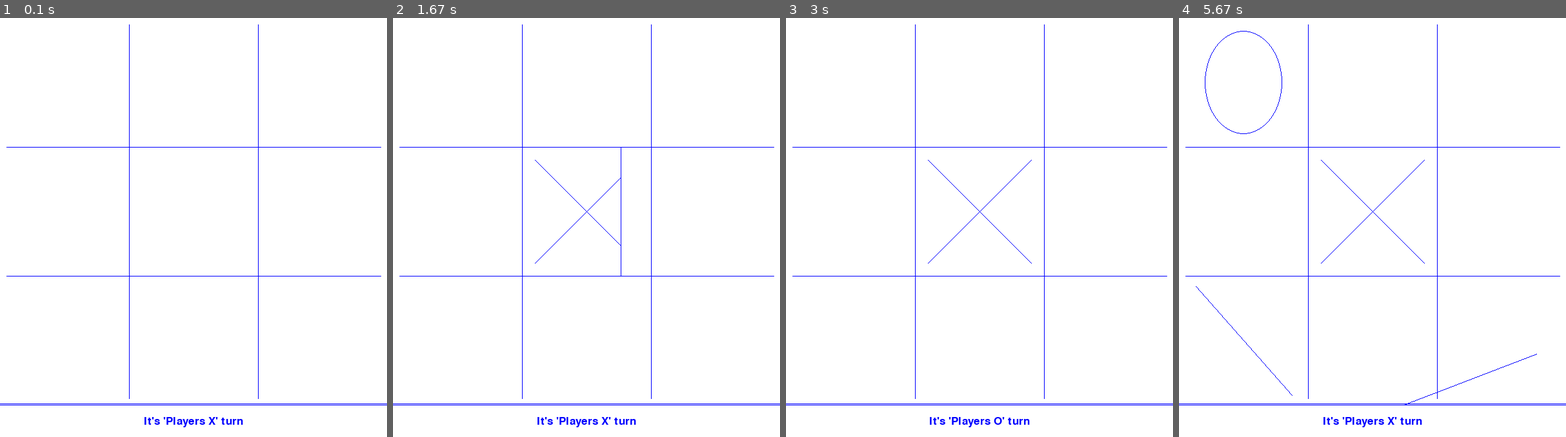
Above: before the commit, frames 1-4 (left to right).
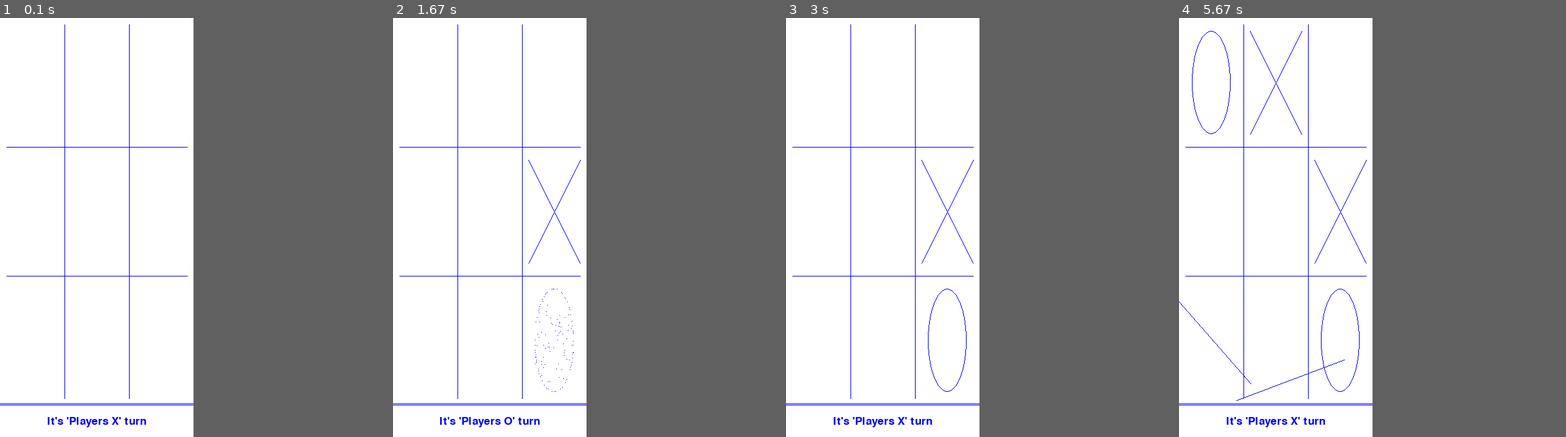
Above: after the commit, the same moments.

Repository: RomanRetsen/Animated-Tic-Tac-Toe-in-Pygame
Game: pygame game, started from my_game.py
Two runs of this game, one before a commit and one after it. Both use one fixed random seed, a clock stepped at 60 frames per second and the inputs below.
Inputs (mouse positions are in pixels of both pictures, inside the frame that each line leads up to):
- Up to frame 1 (0.1 s): no input
- Up to frame 2 (1.67 s): click (551, 214) at 0.38 s; click (559, 374) at 1.22 s
- Up to frame 3 (3 s): no input
- Up to frame 4 (5.67 s): click (1248, 139) at 3.05 s; click (1209, 80) at 4.45 s; move the mouse to (1229, 302) at 5.3 s; click (1229, 302) at 5.35 s
In our replay, the window is 600x650 before the commit and 300x650 after it. These sizes can differ from the game's own. Grey fills any space a smaller window leaves; there, only what the larger window draws over its background counts as a difference.

The runs differ from the first frame. In frame 1, 1.0% of the frame differs, in the area x 12-100%, y 1-98%; in frame 2, 1.3%; in frame 3, 1.3%; in frame 4, 1.7%, in the area x 0-100%, y 1-98%.

Commit message:
just commit.

Diff:
--- a/my_game.py
+++ b/my_game.py
@@ -7,7 +7,7 @@
 def run_game():
     pygame.init()
     clock = pygame.time.Clock()
-    g_set = Settings(boardwidth=600, boardheight=600, message_board_height=50)
+    g_set = Settings(boardwidth=300, boardheight=600, message_board_height=50)
     g_stats = Stats(g_set)
     game_screen = pygame.display.set_mode((g_set.game_screen_width,
                                            g_set.game_screen_height + g_set.message_board_height))
